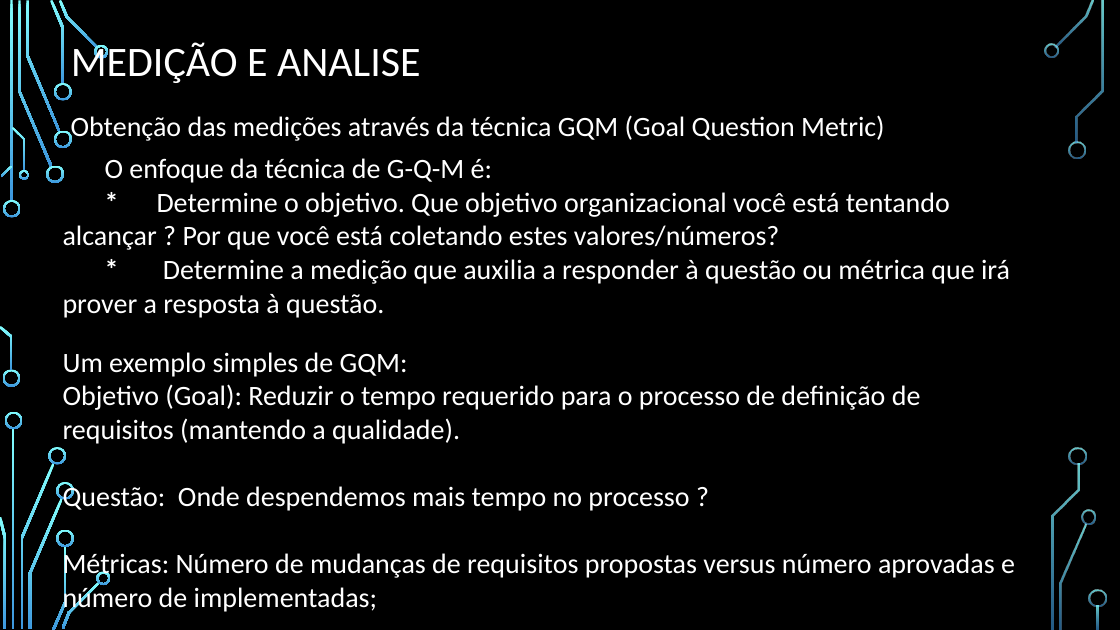
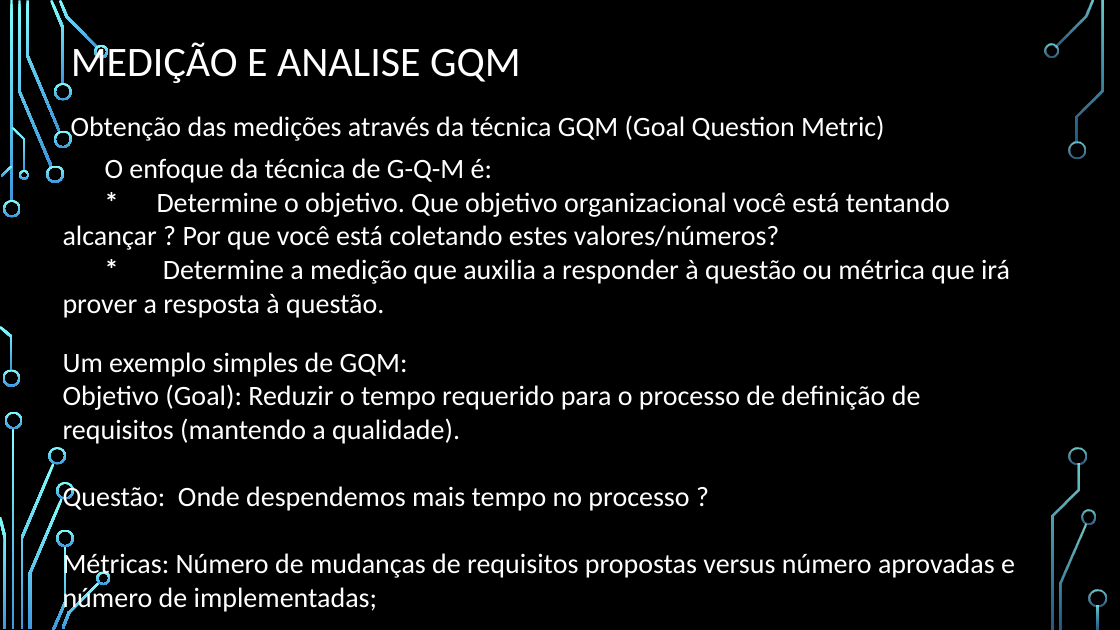
Before and after one commit to DeniseCruz/GerenciaConfig, a slide deck: slide 6 of MedicaoMetricas.pptx. Drawn at 1120x630 pixels with LibreOffice and Linux fonts; fonts in the diff are those of the drawing; background and template pictures are left out. Boxes give left, top, right and bottom in pixels: in the first picture for what was removed or moved away, otherwise in the second. Text is boxed around its words. In the diff, an @@ line names an element or a change of style, - is before the commit and + after.

```diff
--- a/MedicaoMetricas.pptx
+++ b/MedicaoMetricas.pptx
@@ title at [71,41,521,83]: text changed @@
-MEDIÇÃO E ANALISE
+MEDIÇÃO E ANALISE GQM
```
Also in this commit, not shown: 6 other slides changed, 11 slides added, 1 slide removed.
